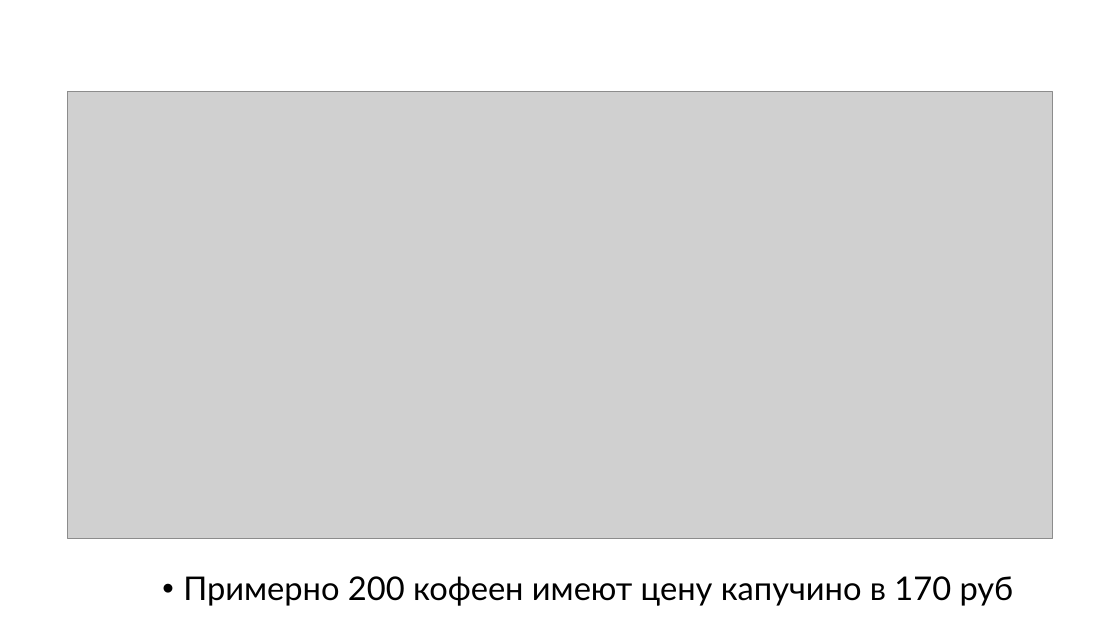
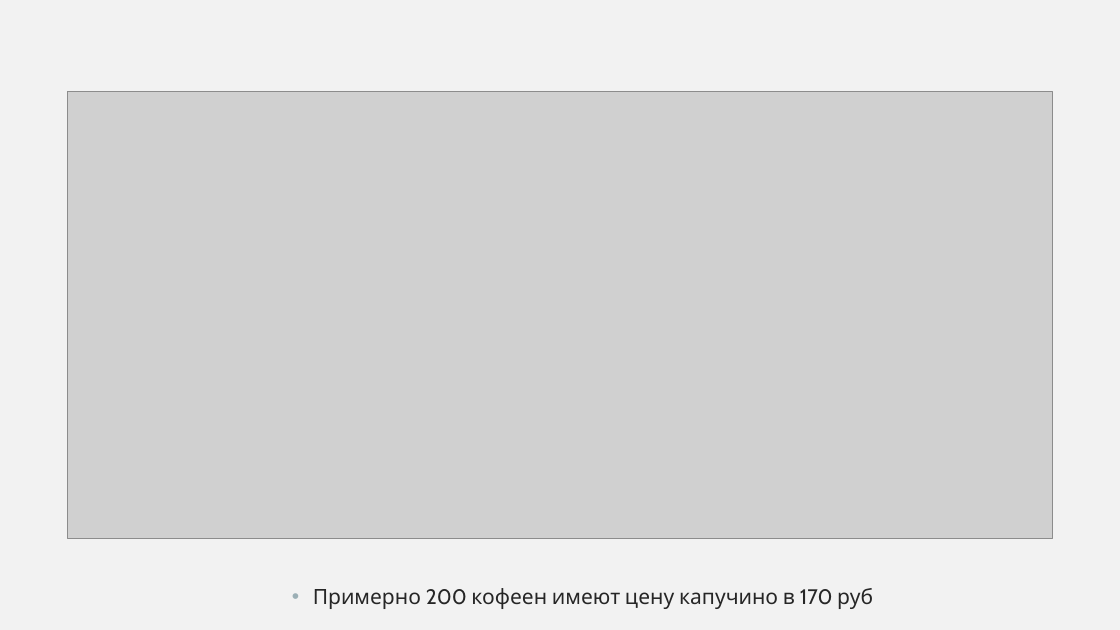
Before and after one commit to PHILIPP111007/masters_degree_Roshchin_M25-555, a slide deck: slide 19 of BI/moscow_places/moscow_places_hw.pptx. Drawn at 1120x630 pixels with LibreOffice and Linux fonts; fonts in the diff are those of the drawing; grey boxes stand for pictures. Boxes give left, top, right and bottom in pixels: in the first picture for what was removed or moved away, otherwise in the second. Text is boxed around its words. In the diff, an @@ line names an element or a change of style, - is before the commit and + after.

```diff
--- a/BI/moscow_places/moscow_places_hw.pptx
+++ b/BI/moscow_places/moscow_places_hw.pptx
@@ background #FFFFFF to #F2F2F2 @@
@@ text "Примерно 200 кофеен имеют цену ..." moved from (x1=183, y1=576, x2=1014, y2=606) to (x1=313, y1=588, x2=873, y2=609) @@
@@ text "Примерно 200 кофеен имеют цену ..." at (x1=313, y1=588, x2=873, y2=609): size 28 to 18 pt, font Lato to Cabin, text colour #000000 to #262626; line spacing 0.9 to 1 @@
```
Also in this commit, not shown: 23 other slides changed, 1 other file.
